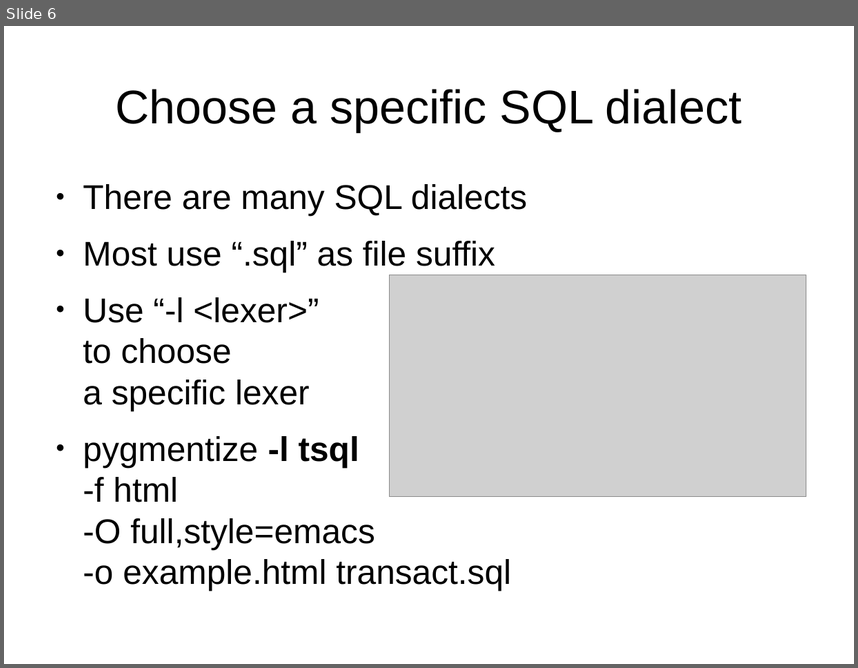
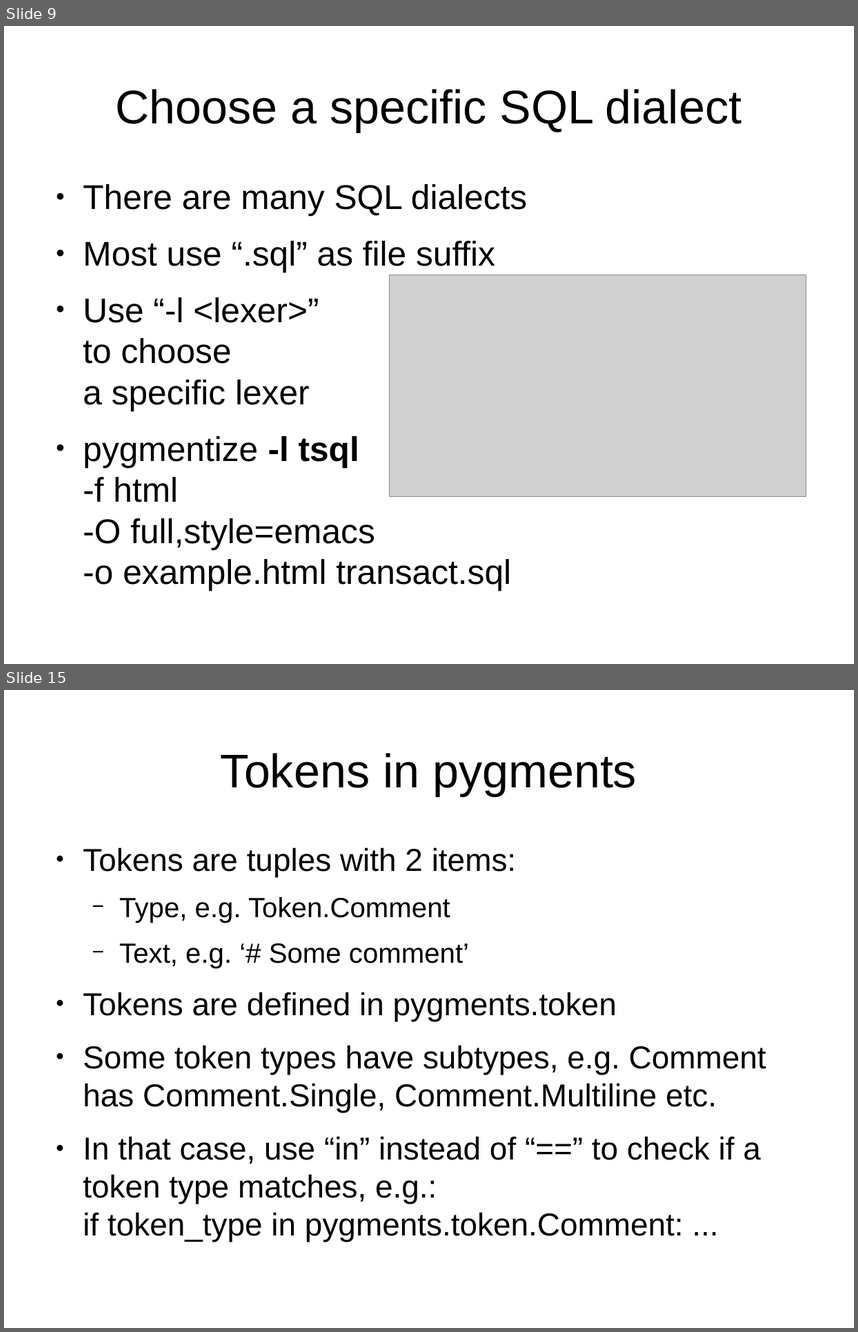
Before and after one commit to roskakori/talks, a slide deck: pygraz/pygments/Introduction to Pygments.odp. Shown one above the other, each under a label of ours: slide 6 before the commit, slides 9 and 15 after it; the slides between them are not shown. The pictures are 858x668 and 858x1332 pixels, drawn with LibreOffice and Linux fonts; fonts in the diff are those of the drawing; grey boxes stand for pictures. Boxes give left, top, right and bottom in pixels: in the first picture for what was removed or moved away, otherwise in the second. Text is boxed around its words. In the diff, an @@ line names an element or a change of style, - is before the commit and + after.

```diff
--- a/pygraz/pygments/Introduction to Pygments.odp
+++ b/pygraz/pygments/Introduction to Pygments.odp
@@ slide 15 added at (4,690,854,1328), background #FFFFFF @@
@@ title added at (221,753,637,796), 44 pt, text #000000 @@
+Tokens in pygments
@@ text added at (83,847,766,1241), 29.6 pt, text #000000 @@
+● Tokens are tuples with 2 items:
+  − Type, e.g. Token.Comment
+  − Text, e.g. ‘# Some comment’
+● Tokens are defined in pygments.token
+● Some token types have subtypes, e.g. Comment has Comment.Single, Comment.Multiline etc.
+● In that case, use “in” instead of “==” to check if a token type matches, e.g.:
+  if token_type in pygments.token.Comment: ...
@@ what was slide 6 is now slide 9 @@
```
Also in this commit, not shown: 17 other slides added, 3 other files.
